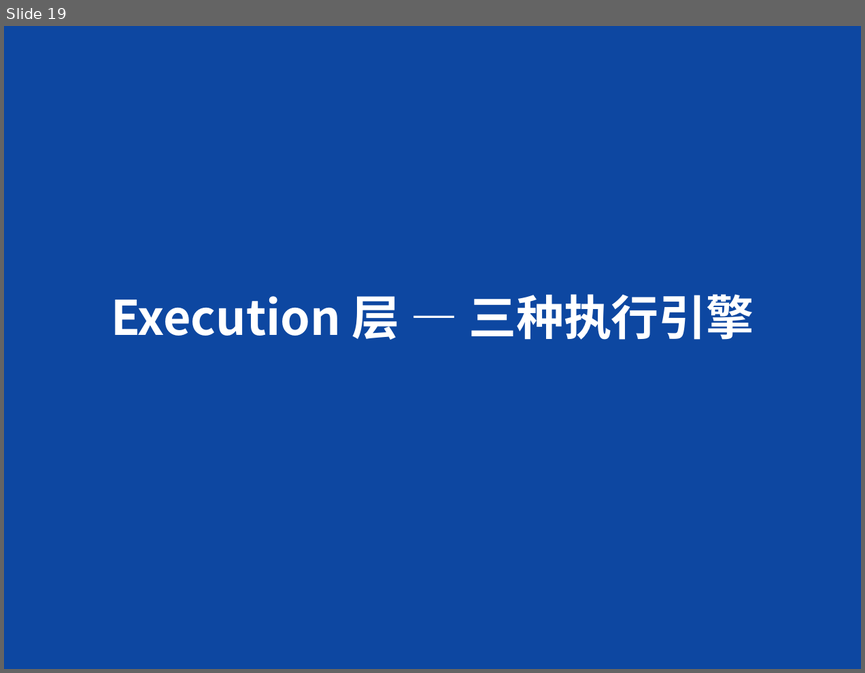
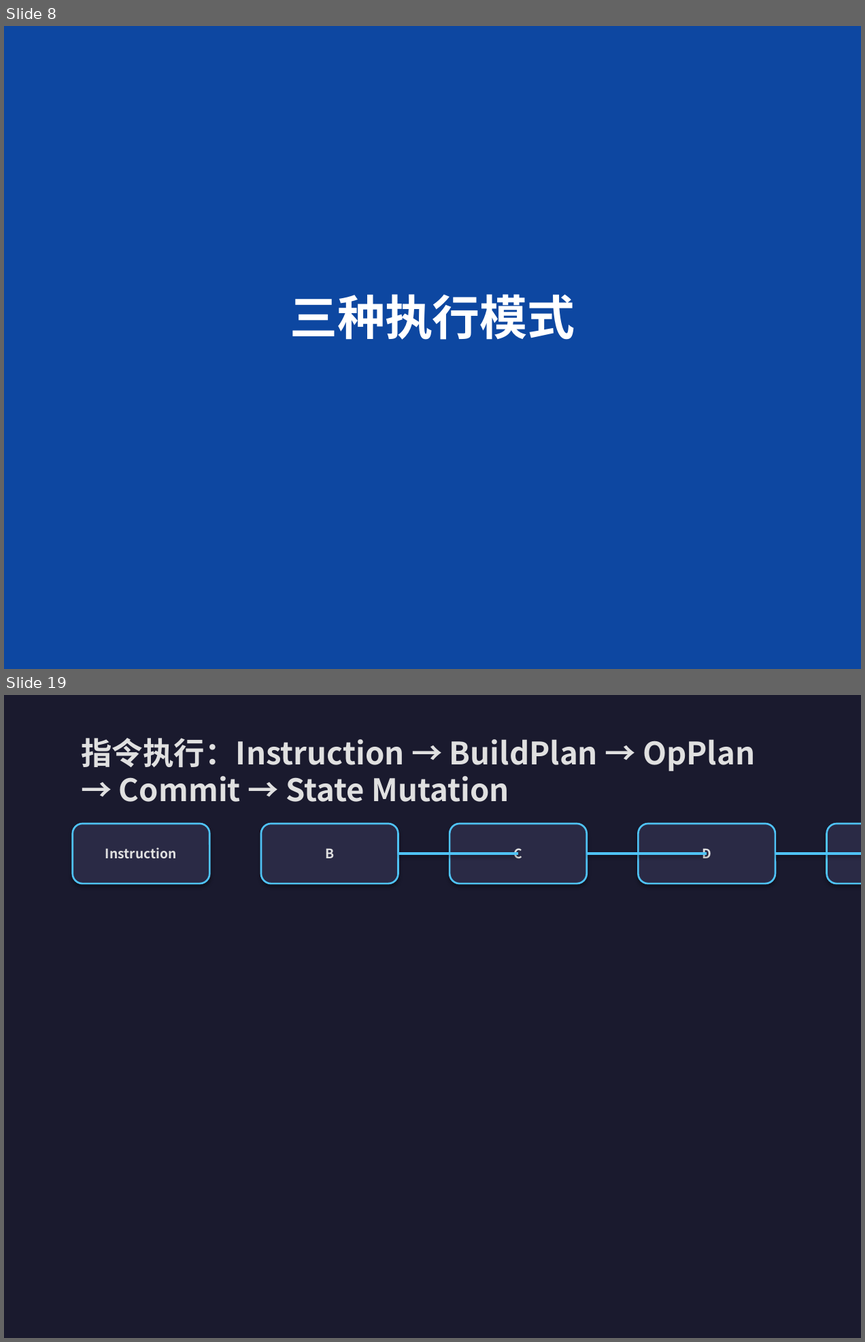
Before and after one commit to fire-emblem/gpu_model, a slide deck: docs/presentations/gpu_model_presentation.pptx. Shown one above the other, each under a label of ours: slide 19 before the commit, slides 8 and 19 after it; the slides between them are not shown. The pictures are 865x673 and 865x1342 pixels, drawn with LibreOffice and Linux fonts; fonts in the diff are those of the drawing. Boxes give left, top, right and bottom in pixels: in the first picture for what was removed or moved away, otherwise in the second. Text is boxed around its words. In the diff, an @@ line names an element or a change of style, - is before the commit and + after.

```diff
--- a/docs/presentations/gpu_model_presentation.pptx
+++ b/docs/presentations/gpu_model_presentation.pptx
@@ slide 19 added at <box>4,695,861,1338</box>, background #1A1A2E @@
@@ text added at <box>81,738,755,802</box>, 26 pt, text #E0E0E0, bold @@
+指令执行：Instruction → BuildPlan → OpPlan → Commit → State Mutation
@@ rounded rectangle added at <box>73,824,209,883</box>, fill #2A2A45, outline #4FC3F7 1.5 pt, 11 pt, text #E0E0E0, bold @@
+Instruction
@@ rounded rectangle added at <box>261,824,398,883</box>, fill #2A2A45, outline #4FC3F7 1.5 pt, 11 pt, text #E0E0E0, bold @@
+B
@@ rounded rectangle added at <box>449,824,587,883</box>, fill #2A2A45, outline #4FC3F7 1.5 pt, 11 pt, text #E0E0E0, bold @@
+C
@@ rounded rectangle added at <box>638,824,775,883</box>, fill #2A2A45, outline #4FC3F7 1.5 pt, 11 pt, text #E0E0E0, bold @@
+D
@@ rounded rectangle added at <box>827,824,861,883</box>, fill #2A2A45, outline #4FC3F7 1.5 pt, 11 pt, text #E0E0E0, bold @@
+E
@@ line added from (398, 853) to (518, 853), #4FC3F7 2 pt @@
@@ line added from (587, 853) to (706, 853), #4FC3F7 2 pt @@
@@ line added from (775, 853) to (861, 853), #4FC3F7 2 pt @@
@@ what was slide 19 is now slide 8 @@
@@ slide 8 changed as well @@
@@ text at <box>290,294,575,339</box>: text changed @@
-Execution 层 — 三种执行引擎
+三种执行模式
```
Also in this commit, not shown: 9 other slides changed, 18 other slides added, 30 slides removed, 25 other files.
